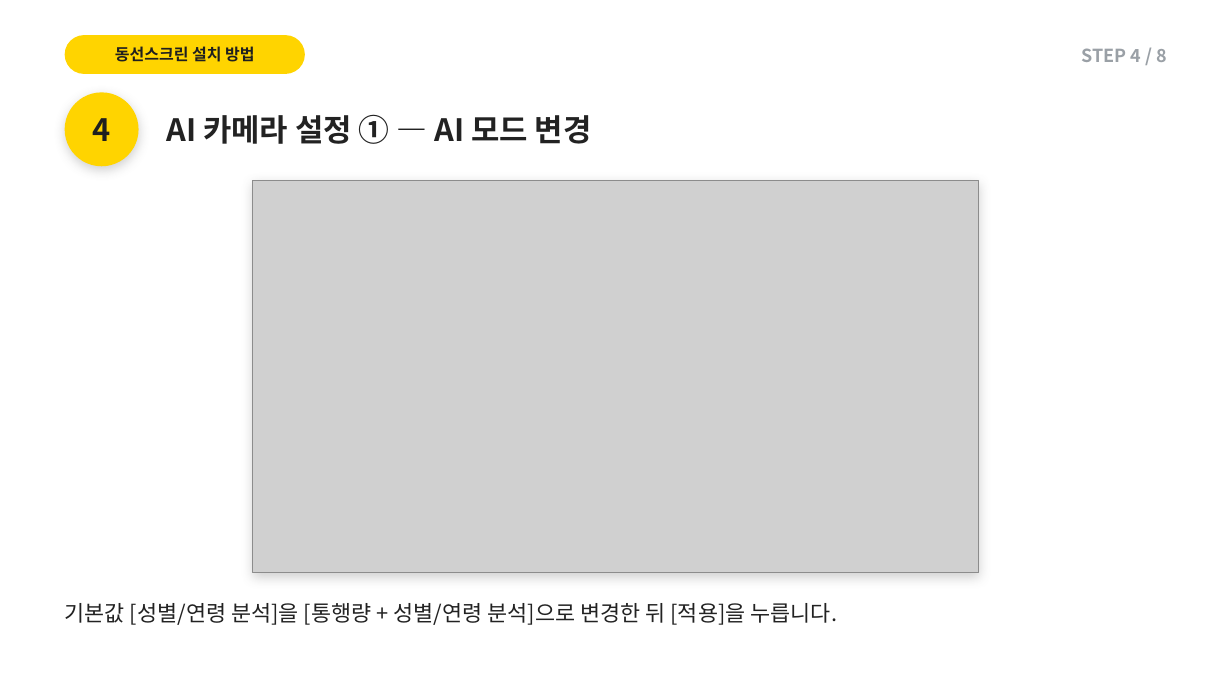
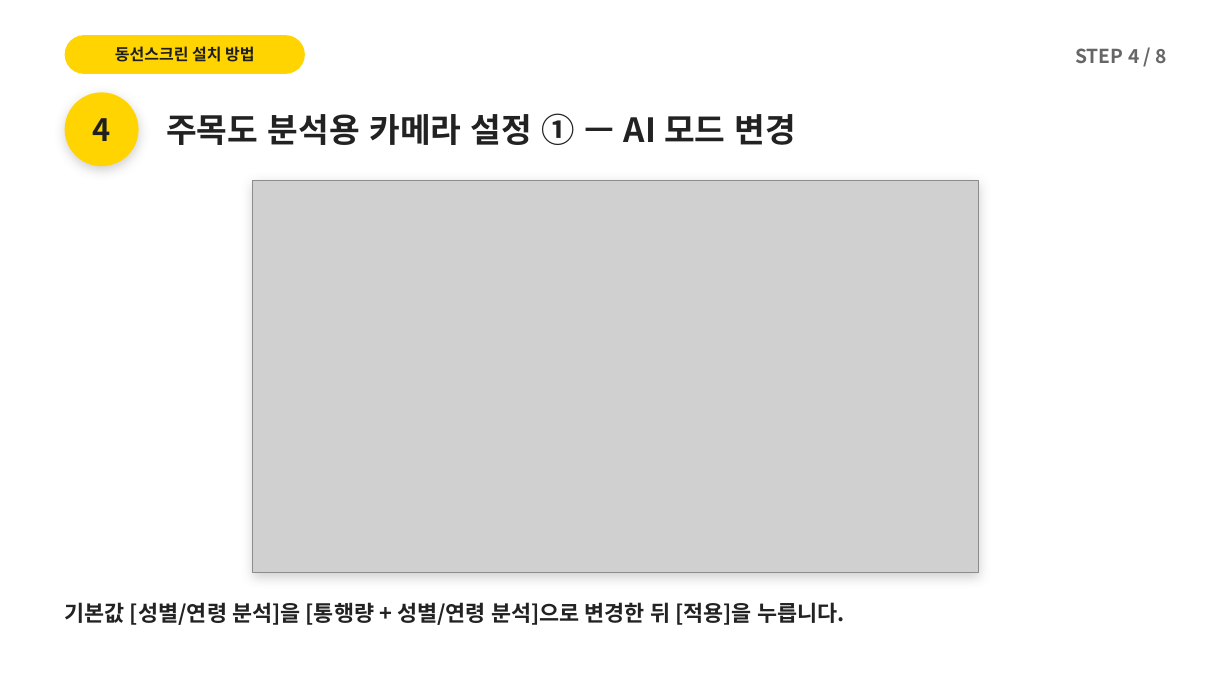
Before and after one commit to alsdn2947/ars, a slide deck: slide 9 of 이마트_AI카메라_설치매뉴얼.pptx (slide 8 before the commit). Drawn at 1232x693 pixels with LibreOffice and Linux fonts; fonts in the diff are those of the drawing; grey boxes stand for pictures. Boxes give left, top, right and bottom in pixels: in the first picture for what was removed or moved away, otherwise in the second. Text is boxed around its words. In the diff, an @@ line names an element or a change of style, - is before the commit and + after.

```diff
--- a/이마트_AI카메라_설치매뉴얼.pptx
+++ b/이마트_AI카메라_설치매뉴얼.pptx
@@ text "STEP 4 / 8" at (1075,48,1167,63): size 14 to 15 pt, text colour #9AA0A6 to #666666 @@
@@ text at (166,113,796,145): text changed; size 24 to 26 pt @@
-AI 카메라 설정 ① — AI 모드 변경
+주목도 분석용 카메라 설정 ① — AI 모드 변경
@@ text "기본값 [성별/연령 분석]을 [통행량 + ..." at (65,602,845,625): bold on @@
```
Also in this commit, not shown: 23 other slides changed, 1 slide added, 1 slide removed.
